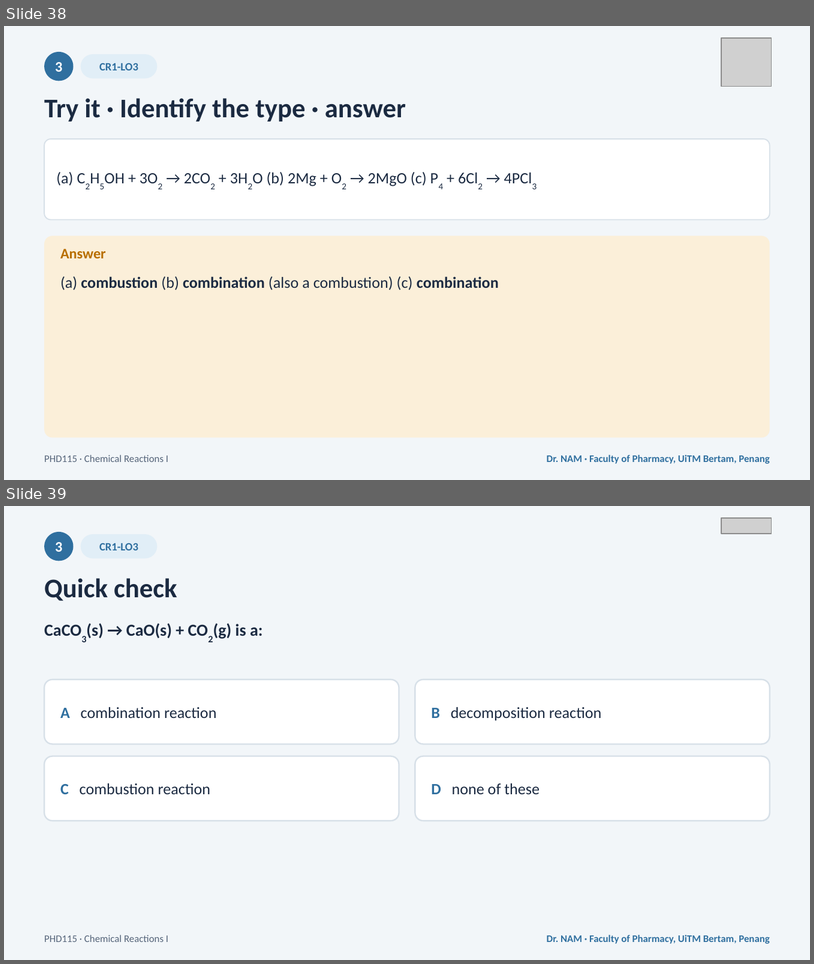
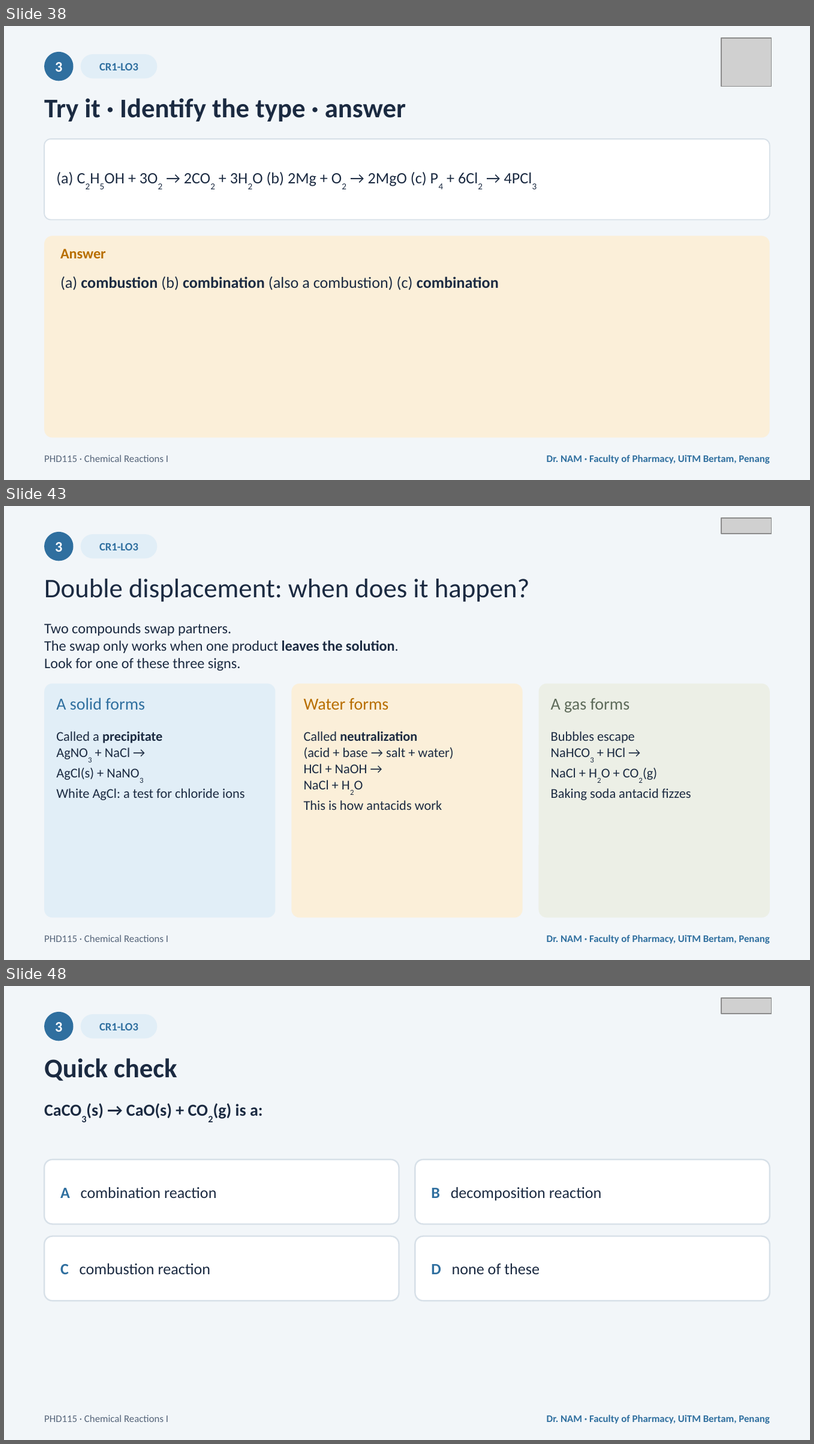
Before and after one commit to DrEnoun/phd115-nam, a slide deck: downloads/PHD115_ChemicalReactions1_Slides.pptx. Shown one above the other, each under a label of ours: slides 38 and 39 before the commit, slides 38, 43 and 48 after it; the slides between them are not shown. The pictures are 814x964 and 814x1444 pixels, drawn with LibreOffice and Linux fonts; fonts in the diff are those of the drawing; grey boxes stand for pictures. Boxes give left, top, right and bottom in pixels: in the first picture for what was removed or moved away, otherwise in the second. Text is boxed around its words. In the diff, an @@ line names an element or a change of style, - is before the commit and + after.

```diff
--- a/downloads/PHD115_ChemicalReactions1_Slides.pptx
+++ b/downloads/PHD115_ChemicalReactions1_Slides.pptx
@@ slide 43 added at box(4, 506, 810, 960), background #F2F6F9 @@
@@ picture added at box(722, 518, 771, 534) @@
@@ ellipse added at box(44, 532, 74, 561), fill #2F6F9F @@
@@ rounded rectangle added at box(81, 534, 157, 558), fill #E1EEF7 @@
@@ text added at box(55, 542, 62, 552), 13 pt, text #FFFFFF, bold @@
+3
@@ text added at box(99, 543, 138, 550), 10 pt, text #2F6F9F, bold @@
+CR1-LO3
@@ text added at box(44, 579, 530, 602), 24 pt, text #1B2A41 @@
+Double displacement: when does it happen?
@@ text added at box(44, 623, 399, 670), 13 pt, text #1B2A41 @@
+Two compounds swap partners.
+The swap only works when one product leaves the solution.
+Look for one of these three signs.
@@ rounded rectangle added at box(44, 684, 276, 917), fill #E1EEF7 @@
@@ rounded rectangle added at box(292, 684, 524, 917), fill #FBEFD9 @@
@@ rounded rectangle added at box(539, 684, 770, 917), fill #ECEFE6 @@
@@ text added at box(56, 697, 145, 709), 15 pt, text #2F6F9F @@
+A solid forms
@@ text added at box(304, 698, 389, 709), 15 pt, text #B86E00 @@
+Water forms
@@ text added at box(551, 698, 630, 712), 15 pt, text #5E6B5A @@
+A gas forms
@@ text added at box(56, 731, 245, 800), 12 pt, text #1B2A41 @@
+Called a precipitate
+AgNO3 + NaCl →
+AgCl(s) + NaNO3
+White AgCl: a test for chloride ions
@@ text added at box(304, 731, 453, 810), 12 pt, text #1B2A41 @@
+Called neutralization
+(acid + base → salt + water)
+HCl + NaOH →
+NaCl + H2O
+This is how antacids work
@@ text added at box(551, 731, 692, 800), 12 pt, text #1B2A41 @@
+Bubbles escape
+NaHCO3 + HCl →
+NaCl + H2O + CO2(g)
+Baking soda antacid fizzes
@@ text added at box(44, 934, 168, 942), 9 pt, text #56657A @@
+PHD115 · Chemical Reactions I
@@ text added at box(547, 934, 770, 943), 9 pt, text #2F6F9F, bold @@
+Dr. NAM · Faculty of Pharmacy, UiTM Bertam, Penang
@@ what was slide 39 is now slide 48 @@
```
Also in this commit, not shown: 7 slides changed, 10 other slides added, 9 other files.
